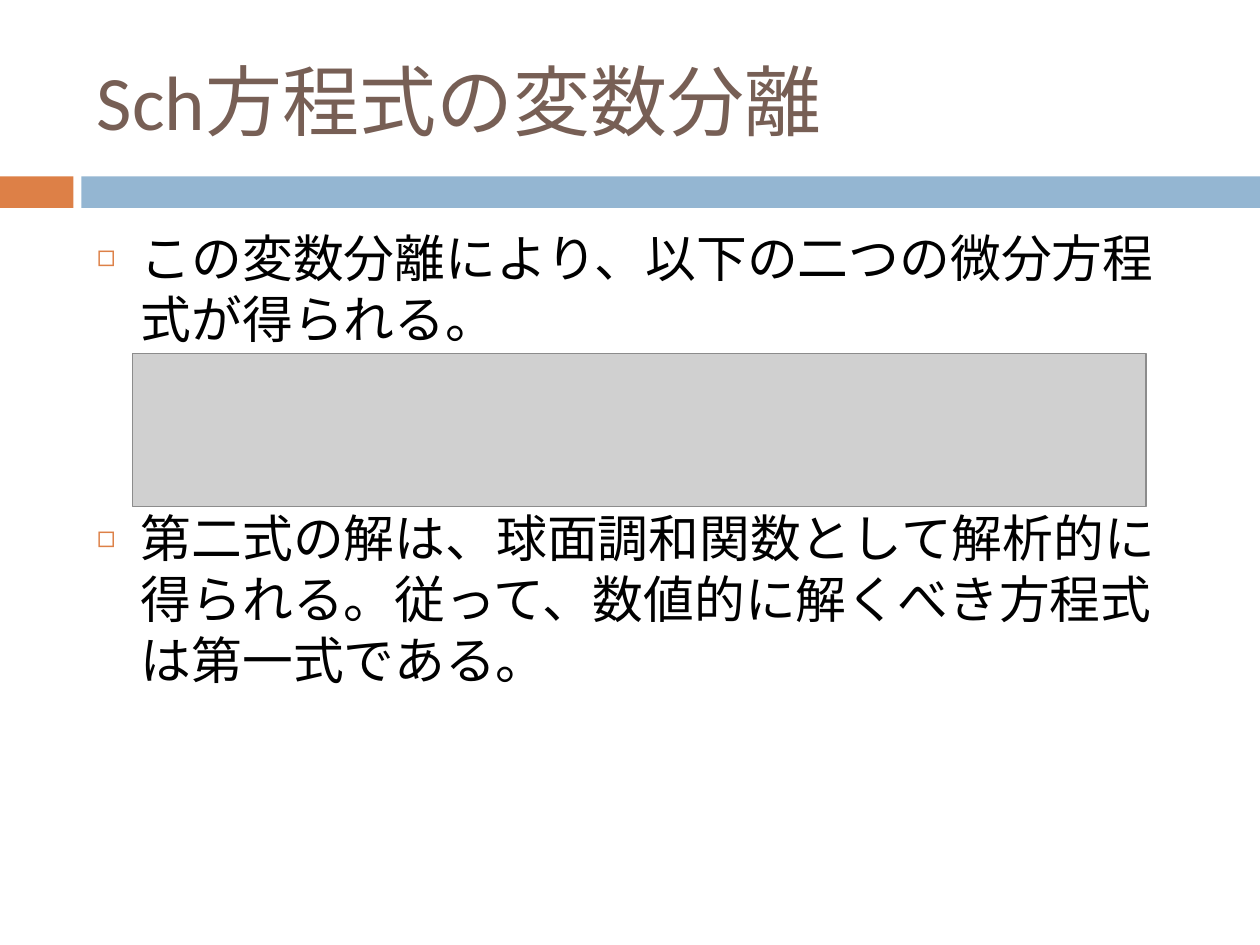
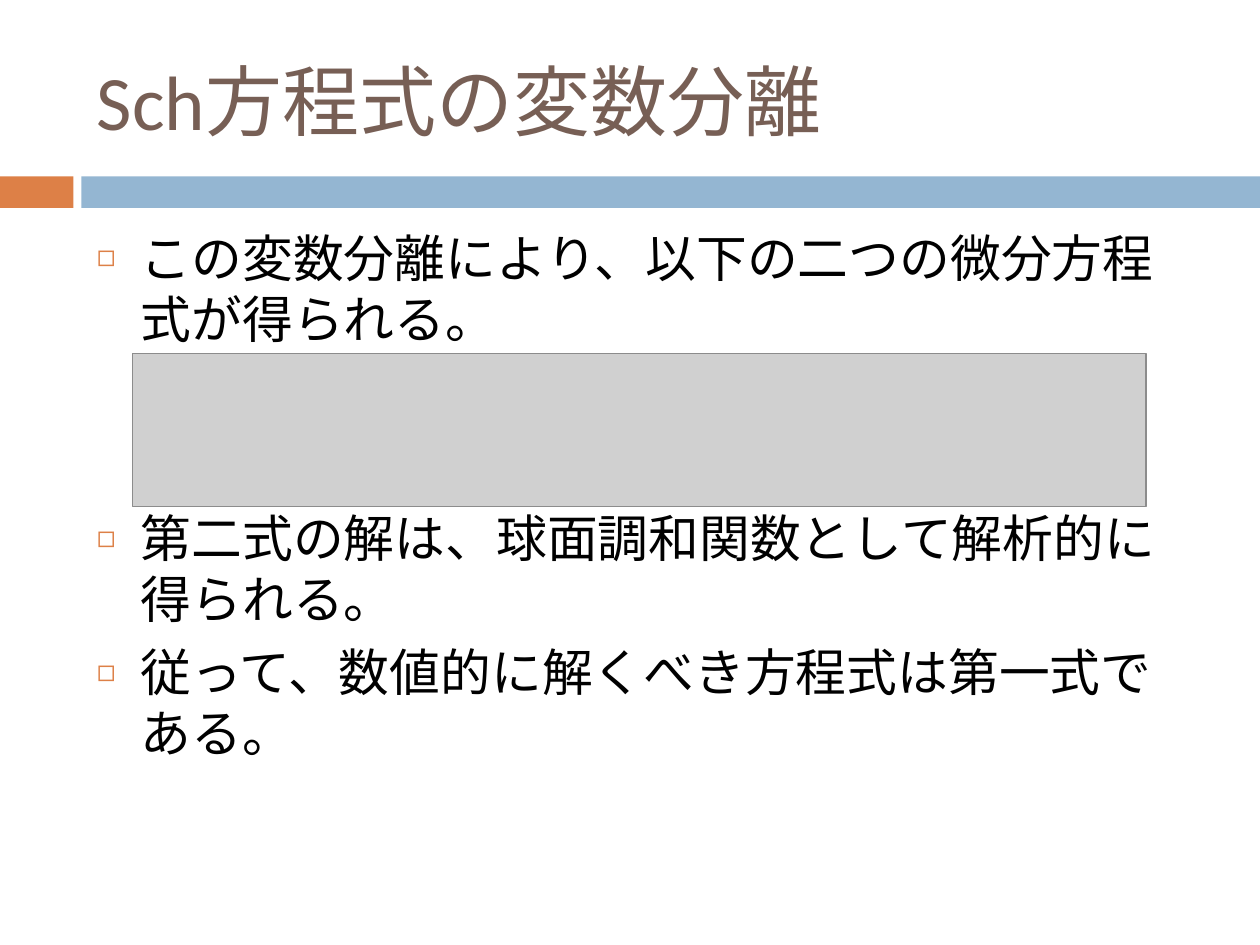
Before and after one commit to dc1394/fukui_sono2, a slide deck: slide 8 of 福井技術者の集いその2_発表資料スライド.pptx. Drawn at 1260x945 pixels with LibreOffice and Linux fonts; fonts in the diff are those of the drawing; grey boxes stand for pictures. Boxes give left, top, right and bottom in pixels: in the first picture for what was removed or moved away, otherwise in the second. Text is boxed around its words. In the diff, an @@ line names an element or a change of style, - is before the commit and + after.

```diff
--- a/福井技術者の集いその2_発表資料スライド.pptx
+++ b/福井技術者の集いその2_発表資料スライド.pptx
@@ text at [141, 506, 1155, 755]: text changed @@
-◻ 第二式の解は、球面調和関数として解析的に得られる。従って、数値的に解くべき方程式は第一式である。
+◻ 第二式の解は、球面調和関数として解析的に得られる。
+◻ 従って、数値的に解くべき方程式は第一式である。
```
Also in this commit, not shown: 5 other slides changed, 2 slides added, 4 slides removed, 2 other files.
